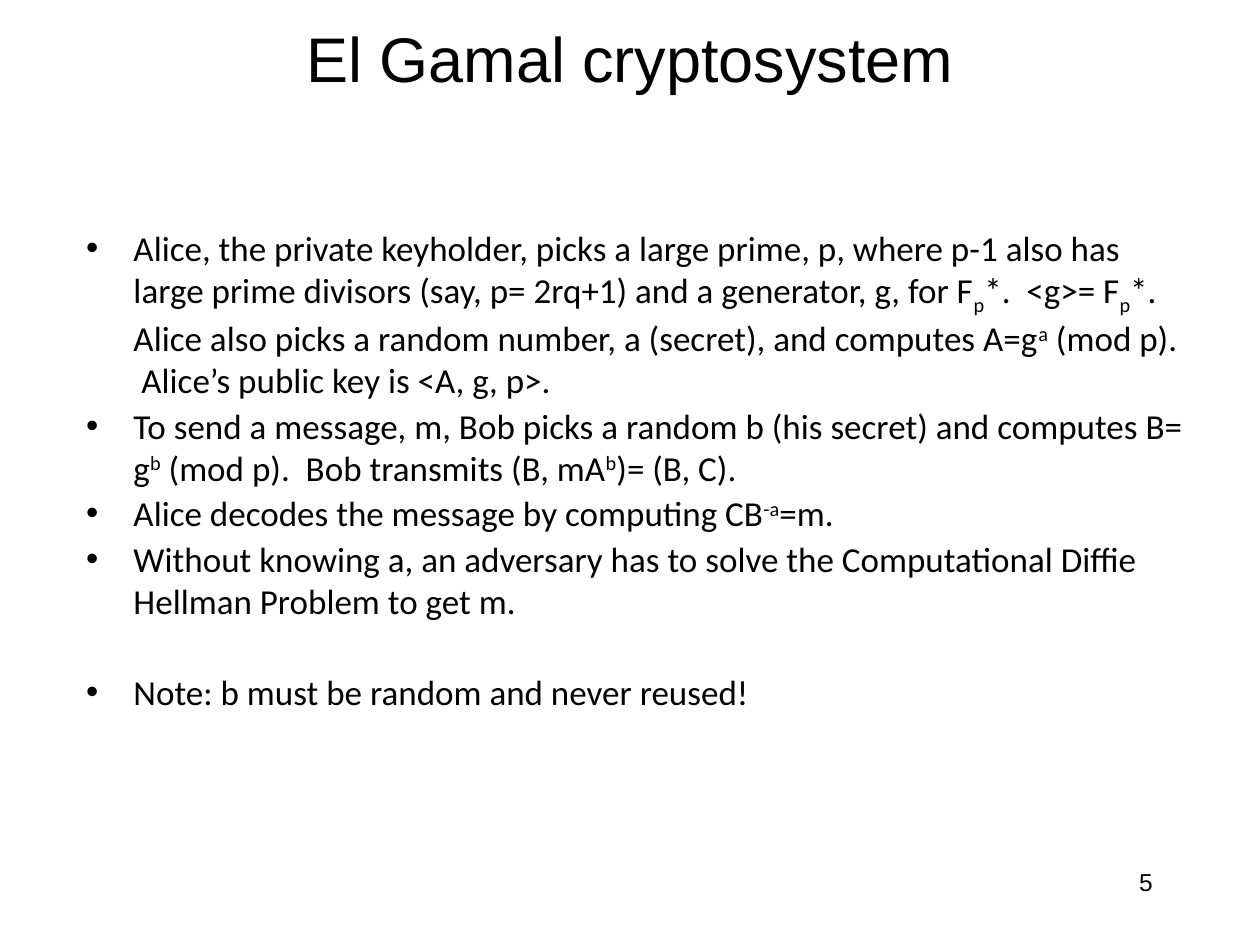
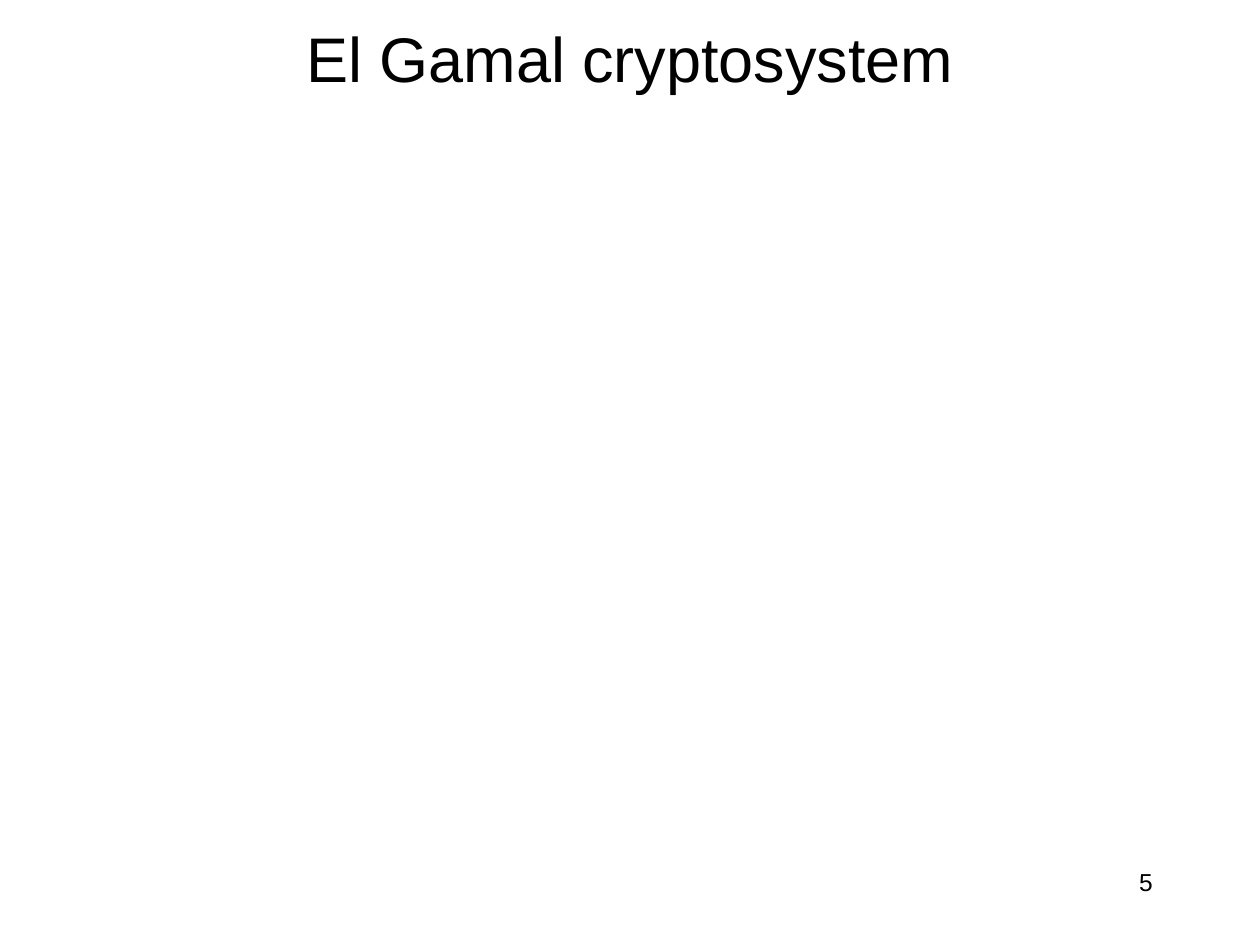
Before and after one commit to jlmucb/class_notes, a slide deck: slide 5 of BerkeleyClass/CS290Spring2013/Lectures/Cryptoclass8.pptx. Drawn at 1260x945 pixels with LibreOffice and Linux fonts; fonts in the diff are those of the drawing; grey boxes stand for pictures. Boxes give left, top, right and bottom in pixels: in the first picture for what was removed or moved away, otherwise in the second. Text is boxed around its words. In the diff, an @@ line names an element or a change of style, - is before the commit and + after.

```diff
--- a/BerkeleyClass/CS290Spring2013/Lectures/Cryptoclass8.pptx
+++ b/BerkeleyClass/CS290Spring2013/Lectures/Cryptoclass8.pptx
@@ text removed at bbox=[133, 236, 1183, 706] @@
-• Alice, the private keyholder, picks a large prime, p, where p-1 also has large prime divisors (say, p= 2rq+1) and a generator, g, for Fp*. <g>= Fp*. Alice also picks a random number, a (secret), and computes A=ga (mod p). Alice’s public key is <A, g, p>.
-• To send a message, m, Bob picks a random b (his secret) and computes B= gb (mod p). Bob transmits (B, mAb)= (B, C).
-• Alice decodes the message by computing CB-a=m.
-• Without knowing a, an adversary has to solve the Computational Diffie Hellman Problem to get m.
-• Note: b must be random and never reused!
```
Also in this commit, not shown: 7 other slides changed, 1 other file.
